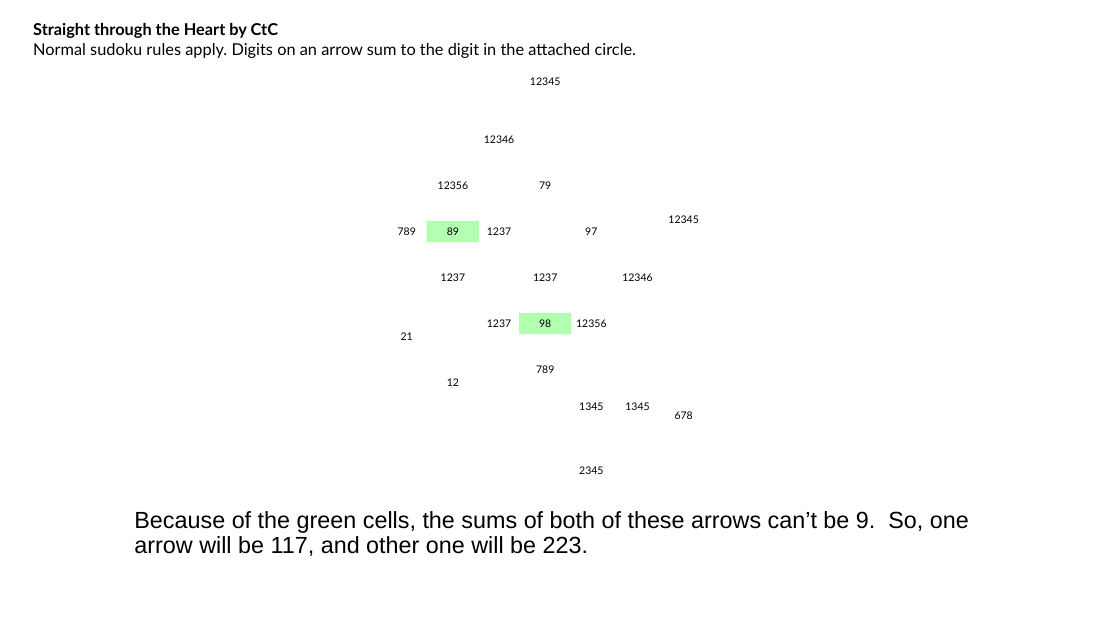
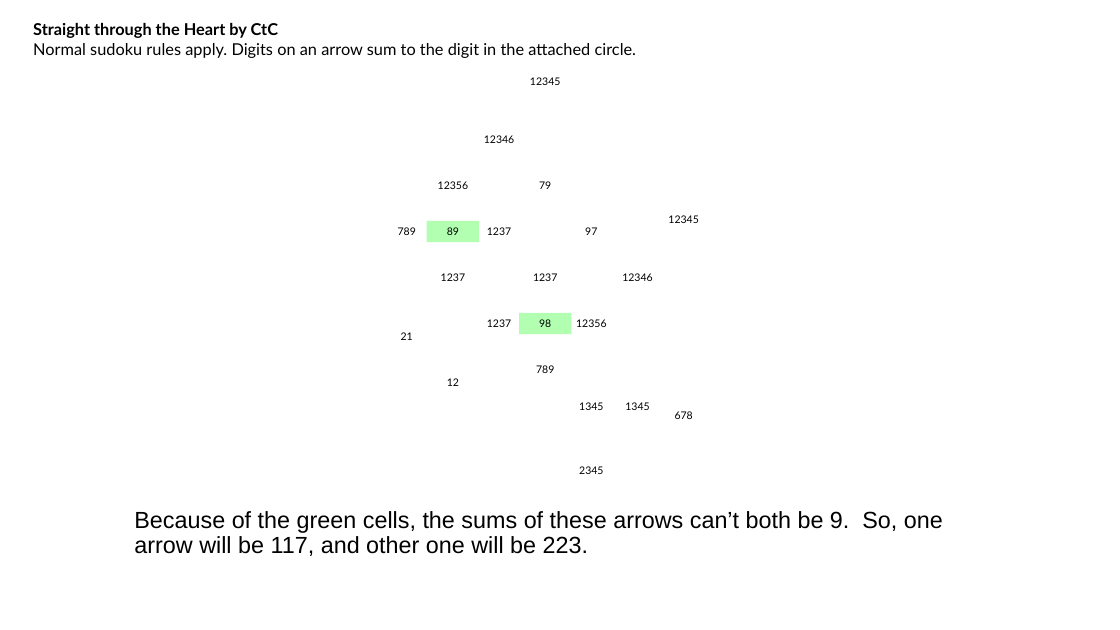
Before and after one commit to jhardis/WSJ_Number_Puzzles, a slide deck: slide 7 of 20261024_2.pptx. Drawn at 1120x630 pixels with LibreOffice and Linux fonts; fonts in the diff are those of the drawing; background and template pictures are left out. Boxes give left, top, right and bottom in pixels: in the first picture for what was removed or moved away, otherwise in the second. Text is boxed around its words. In the diff, an @@ line names an element or a change of style, - is before the commit and + after.

```diff
--- a/20261024_2.pptx
+++ b/20261024_2.pptx
@@ text at (x1=134, y1=511, x2=943, y2=556): text changed @@
-Because of the green cells, the sums of both of these arrows can’t be 9. So, one arrow will be 117, and other one will be 223.
+Because of the green cells, the sums of these arrows can’t both be 9. So, one arrow will be 117, and other one will be 223.
```
Also in this commit, not shown: 1 other file.
